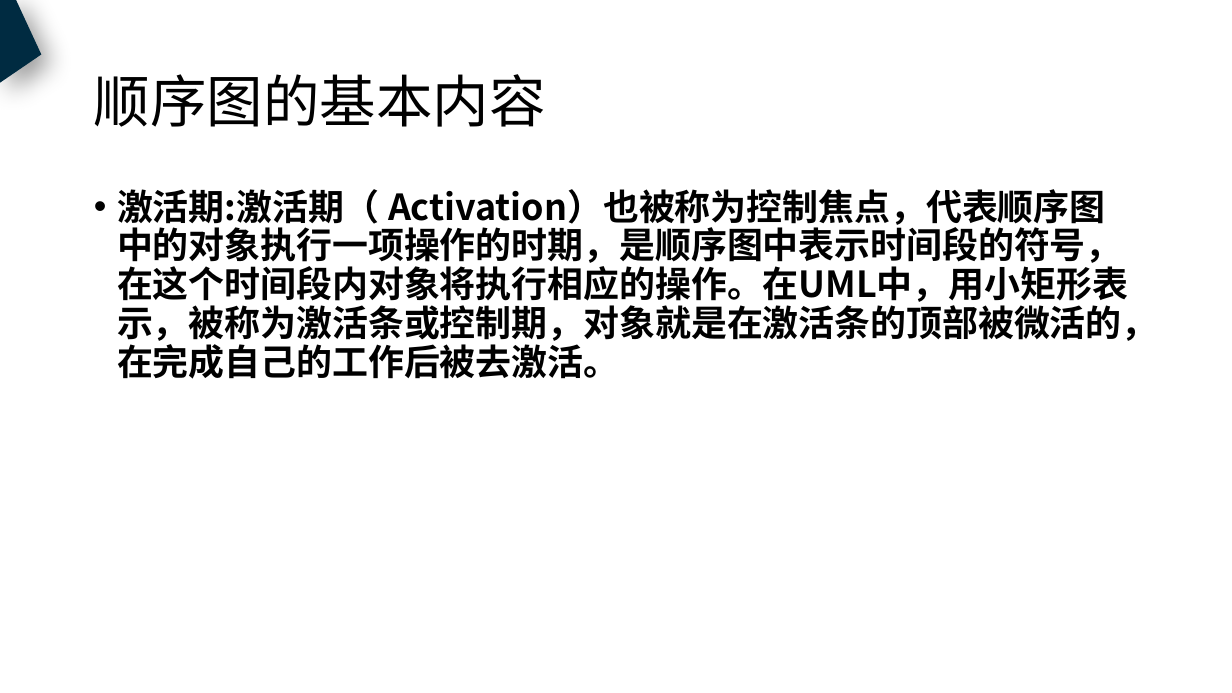
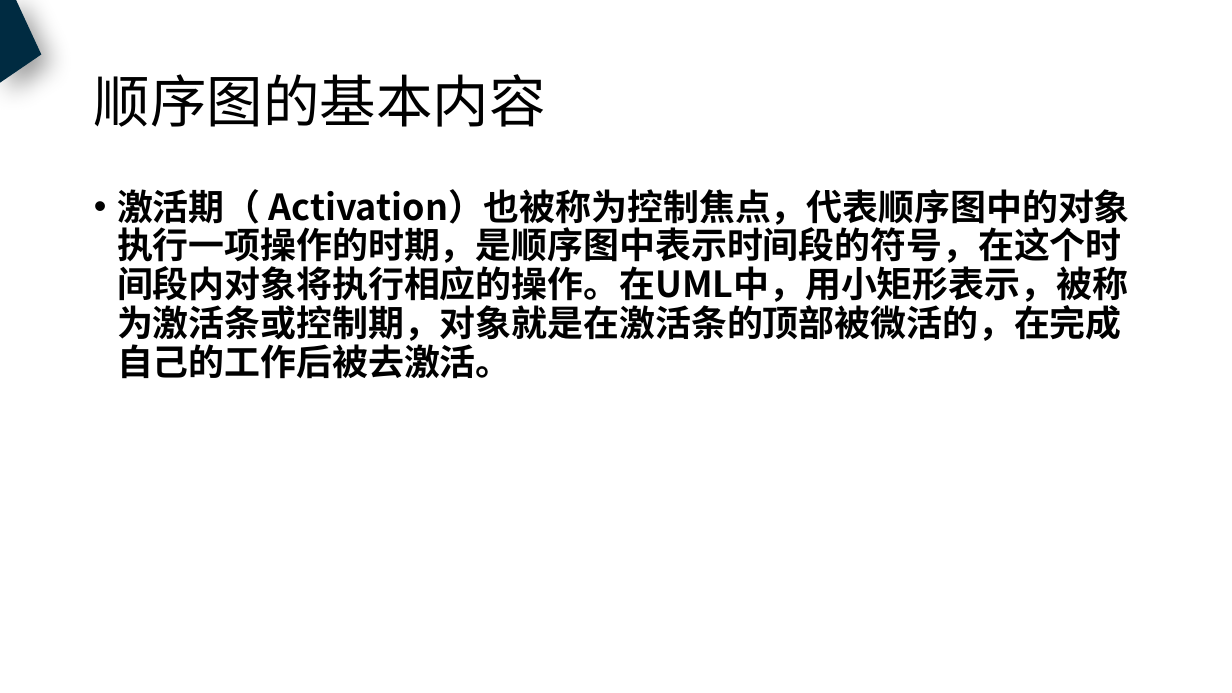
Before and after one commit to PRD2018-G18/PRD2018, a slide deck: slide 36 of 非受控文档/过程文档/UML基础/UML基础1.pptx. Drawn at 1232x693 pixels with LibreOffice and Linux fonts; fonts in the diff are those of the drawing. Boxes give left, top, right and bottom in pixels: in the first picture for what was removed or moved away, otherwise in the second. Text is boxed around its words. In the diff, an @@ line names an element or a change of style, - is before the commit and + after.

```diff
--- a/非受控文档/过程文档/UML基础/UML基础1.pptx
+++ b/非受控文档/过程文档/UML基础/UML基础1.pptx
@@ text at box(117, 189, 1130, 379): text changed @@
-• 激活期:激活期（ Activation）也被称为控制焦点，代表顺序图中的对象执行一项操作的时期，是顺序图中表示时间段的符号，在这个时间段内对象将执行相应的操作。在UML中，用小矩形表示，被称为激活条或控制期，对象就是在激活条的顶部被微活的，在完成自己的工作后被去激活。
+• 激活期（ Activation）也被称为控制焦点，代表顺序图中的对象执行一项操作的时期，是顺序图中表示时间段的符号，在这个时间段内对象将执行相应的操作。在UML中，用小矩形表示，被称为激活条或控制期，对象就是在激活条的顶部被微活的，在完成自己的工作后被去激活。
```
Also in this commit, not shown: 24 other slides changed.
